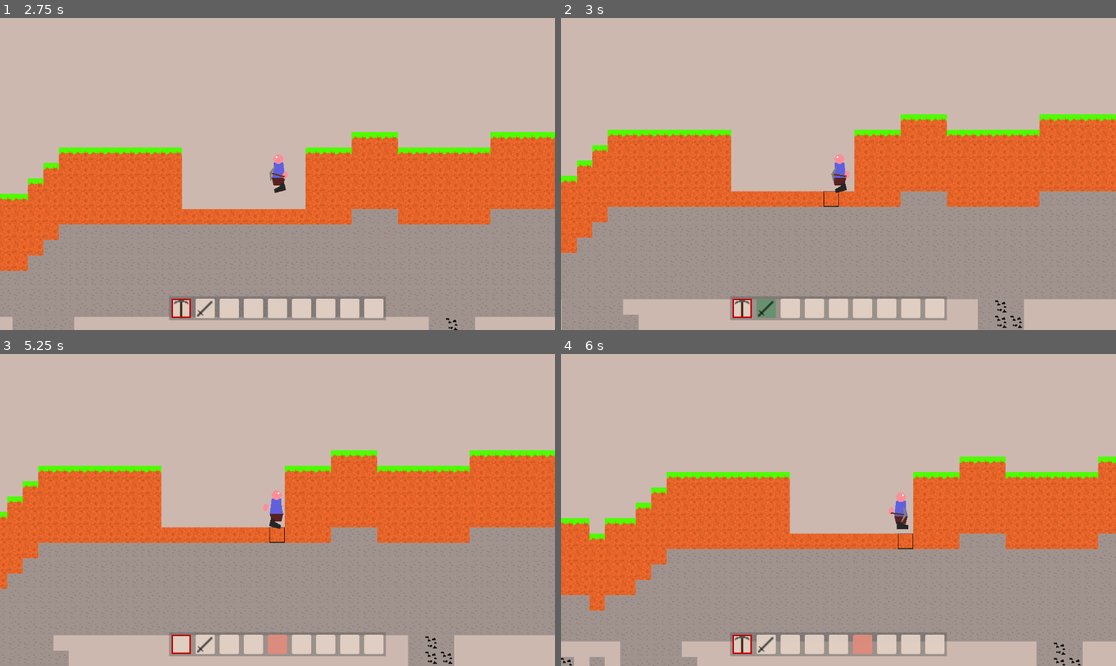
Above: before the commit, frames 1-4 (two rows, left to right).
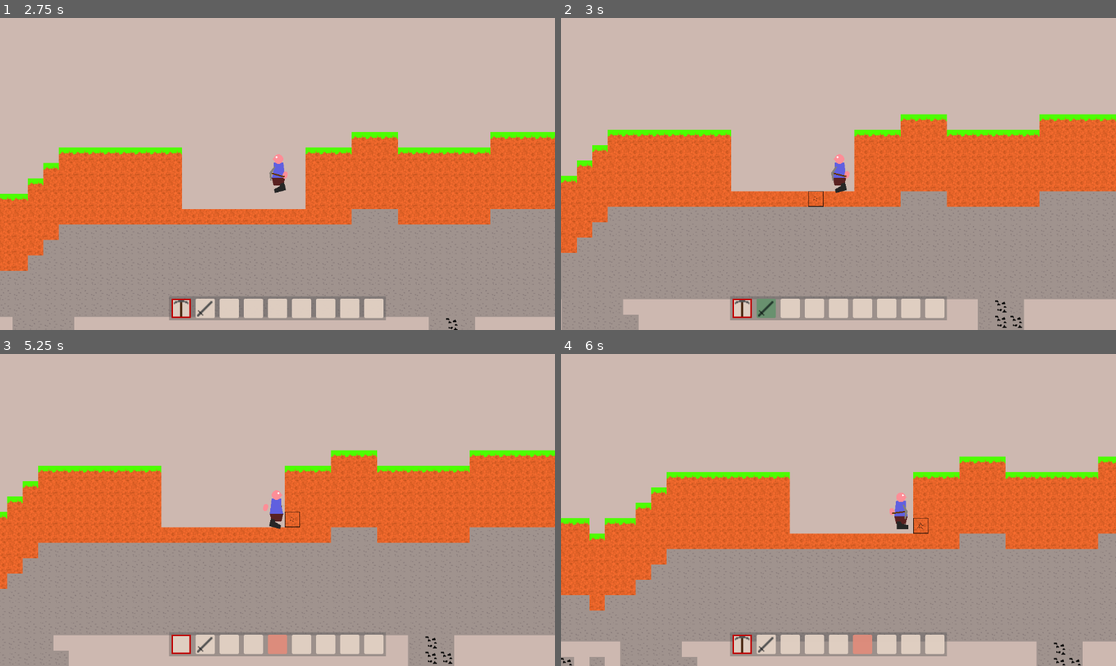
Above: after the commit, the same moments.

Repository: Griiimon/2D-Mining-Sandbox
Game: Godot game, scene res://game/startup.tscn
The game is run twice, just before and just after one commit, with the same random seed, the same clock (stepped at 60 frames per second) and the same inputs. The engine's default icon, where the game draws it, is replaced by a stand-in: a white triangle on a blue panel in a dark square.
Inputs (mouse positions are in pixels of both pictures, inside the frame that each line leads up to):
- Up to frame 1 (2.75 s): click (210, 217) at 0.52 s; type "12" at 0.6 s; click "Play" at 1.25 s; tap Enter at 2 s; move the mouse to (183, 308) at 2.02 s; hold D (right) from 2.03 s (still down); click (183, 308) at 2.1 s; tap Up (jump) at 2.27 s
- Up to frame 2 (3 s): keep holding D (right); move the mouse to (766, 308) at 2.77 s; tap F (change_block_state) at 2.85 s; click (766, 308) at 2.92 s
- Up to frame 3 (5.25 s): tap Up (jump) at 3.02, 4.52 s; move the mouse to (227, 644) at 3.52 s; release D (right) at 3.53 s; hold A (left) 3.53-4.28 s; tap X (drop_item) at 3.6 s; click (227, 644) at 3.67 s; move the mouse to (255, 644) at 4.27 s; hold D (right) from 4.28 s (still down); tap E (next_hotbar_item) at 4.35 s; click (255, 644) at 4.42 s; move the mouse to (277, 644) at 5.02 s; tap Q (previous_hotbar_item) at 5.1 s; click (277, 644) at 5.17 s
- Up to frame 4 (6 s): tap Up (jump) at 5.27 s; move the mouse to (860, 644) at 5.77 s; release D (right) at 5.78 s; hold A (left) from 5.78 s (still down); tap K (toggle_free_cam) at 5.85 s; click (860, 644) at 5.92 s

Frame 1 is identical in both runs. In frame 2, less than 0.1% of the frame differs, in the area x 44-52%, y 47-61%; in frame 3, less than 0.1%; in frame 4, 0.1%, in the area x 59-67%, y 48-63%.
Error before the commit: Parse Error: Function "select_block_pos()" not found in base self. (res://game/player/state)

Commit message:
Update mining_state.gd

Diff:
--- a/game/player/state machine/mining_state.gd
+++ b/game/player/state machine/mining_state.gd
@@ -57,7 +57,7 @@
 					best_match_pos= to
 					best_rating= rating
 
-			select_block_pos(best_match_pos)
+			select_block_at(best_match_pos)
 
 
 
